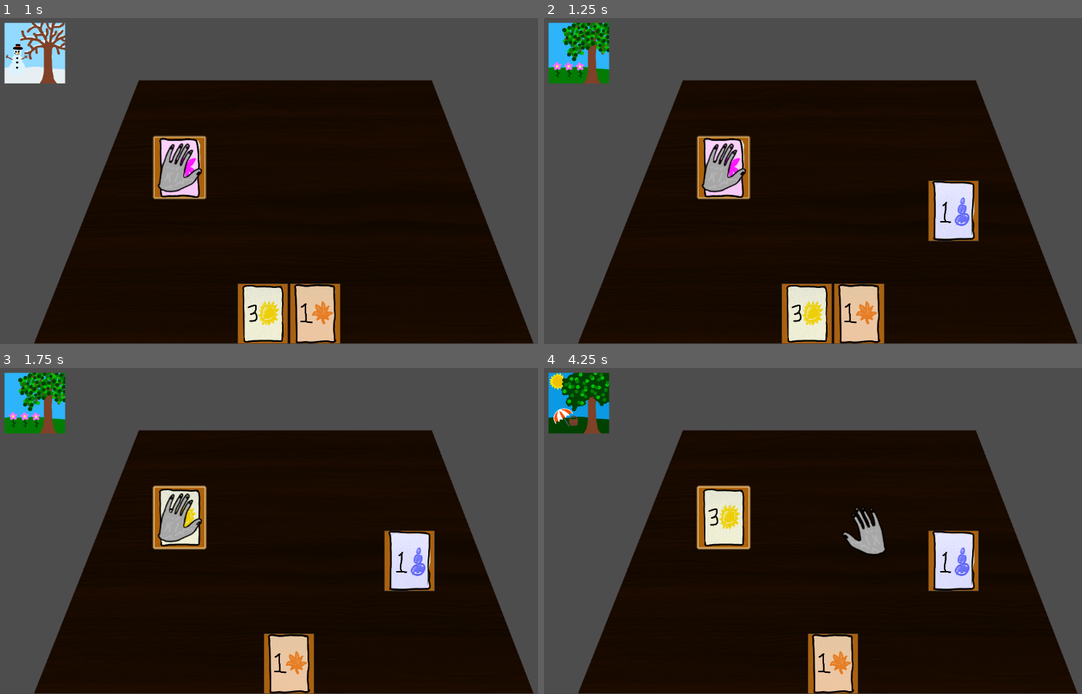
Above: before the commit, frames 1-4 (two rows, left to right).
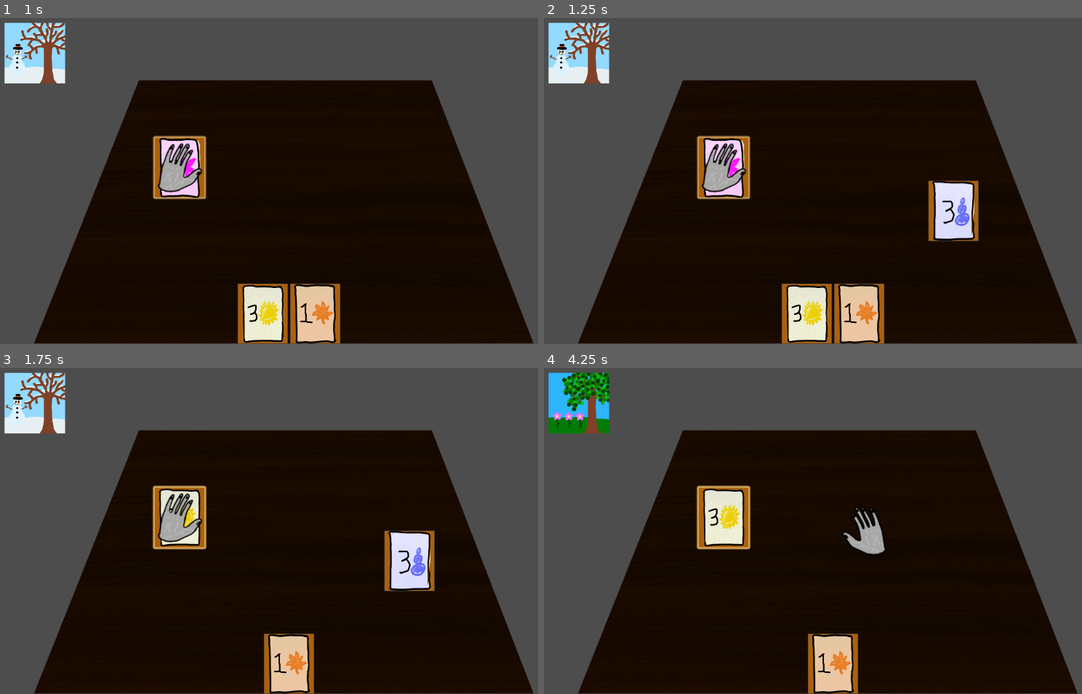
Above: after the commit, the same moments.

Repository: ftekverk/sellyourlife
Game: Godot game, scene res://our_development/finn_dev.tscn
Same seed, same stepped clock (60 frames per second), same inputs: the game is played once before the commit and once after it. The project has no main scene, so this scene is started directly.
Inputs (mouse positions are in pixels of both pictures, inside the frame that each line leads up to):
- Up to frame 1 (1 s): tap Enter at 0.5 s; drag from (236, 314) to (177, 167) at 0.52 s
- Up to frame 2 (1.25 s): no input
- Up to frame 3 (1.75 s): drag from (263, 664) to (177, 517) at 1.27 s
- Up to frame 4 (4.25 s): move the mouse to (834, 664) at 2.02 s; press the mouse at (834, 664) at 2.03 s; release the mouse at (834, 664) at 2.75 s; tap Space at 2.75 s; drag from (721, 517) to (952, 560) at 2.77 s; tap Enter at 3.5 s; drag from (721, 517) to (861, 531) at 3.52 s

Frame 1 is identical in both runs. In frame 2, 2.0% of the frame differs, in the area x 0-77%, y 1-64%; in frame 3, 2.0%; in frame 4, 3.2%, in the area x 0-81%, y 1-69%.

Commit message:
game logic

Diff:
--- a/card_stuff/scripts/dealer.gd
+++ b/card_stuff/scripts/dealer.gd
@@ -3,6 +3,9 @@
 extends Node
 
 @onready var hand = $"../BattleUI/Hand"
+@onready var game_handler = $"../GameHandler"
+@onready var window = $"../Window"
+
 
 var starting_hand = [] as Array
 
@@ -12,7 +15,9 @@
 # Variables shared from hand
 var cards_per_suit := 0
 var hand_size := 0
+var dealer_hand_size := 5
 var base_card_path := ""
+
 
 var player_hand := []
 
@@ -24,28 +29,53 @@
 func _ready():
 
 	cards_per_suit = hand.cards_per_suit
-	hand_size = hand.hand_size
+	hand_size = dealer_hand_size
 	base_card_path = hand.base_card_path
 
 	player_hand = hand.selected_cards
 	#print("player hand: ", player_hand)
+
+	game_handler.connect("removeDealerCard", remove_card_from_dealer_hand)
 
 	generate_dealer_hand()
 
 
 func choose_card_to_play(hand):
 
+	var curr_season = window.current_season
+	#print("current season in dealer, ", curr_season)
 
-	if len(hand) > 0:
-		var card_to_return = hand[0]
+	print("dealer hand : ", hand)
 
-		#hand = hand.slice(1, hand.size())
-		#print("size of dealer hand now: ", len(hand))
+
+#	Choose best card
+
+#	Get cards from the current season
+	var season_matched_cards = []
+	for c in hand:
+		print("C:", c.card.suit)
+		var card_season = suit_to_season(c.card.suit)
+		if card_season == curr_season:
+			season_matched_cards.append(c)
+
+#	If we have possible seasons, choose the best one of that season
+	var max_card_val = 0
+	var card_to_return
+	if len(season_matched_cards) > 0:
+		print("we have matching cards!")
+		for c in season_matched_cards:
+			if c.card.value > max_card_val:
+				max_card_val = c.card.value
+				card_to_return = c
+		return card_to_return
+
+	else:
+#		Choose a random card from hand (hand[0])
+#			- could do lowest from another season
+		card_to_return = hand[0]
+
 
 		return card_to_return
-
-	pass
-
 
 
 
@@ -91,3 +121,25 @@
 
 
 	print("dealer hand: ", dealer_hand_paths)
+
+
+
+func remove_card_from_dealer_hand(card):
+
+	if card in dealer_hand:
+		dealer_hand.erase(card)
+
+	print(dealer_hand)
+
+
+
+
+func suit_to_season(num):
+	if num == 0:
+		return "winter"
+	if num == 1:
+		return "spring"
+	if num == 2:
+		return "summer"
+	if num == 3:
+		return "fall"
--- a/objects/window.tscn
+++ b/objects/window.tscn
@@ -1,7 +1,7 @@
 [gd_scene load_steps=3 format=3 uid="uid://r6ypg1pfkvx4"]
 
 [ext_resource type="Script" path="res://scripts/window.gd" id="1_5gege"]
-[ext_resource type="Texture2D" uid="uid://dwp6sc13dufvs" path="res://Art/Seasons/Winter_Season.png" id="2_k802w"]
+[ext_resource type="Texture2D" uid="uid://dwp6sc13dufvs" path="res://art/Seasons/Winter_Season.png" id="2_k802w"]
 
 [node name="Window" type="Node2D"]
 scale = Vector2(0.25, 0.25)
--- a/scripts/game_handler.gd
+++ b/scripts/game_handler.gd
@@ -13,6 +13,7 @@
 
 # Signals
 signal changeSeason
+signal removeDealerCard
 
 # Important variable
 var dealer_hand := []
@@ -50,13 +51,13 @@
 #	1.) Get a card from the dealer and determine if win
 	var dealer_card = dealer.choose_card_to_play(dealer_hand)
 
-	dealer_card.panel.size = Vector2(100, 120)
 	#dealer_card.panel.z_index = 10
 	dealer_card.position = dealer_drop_location.position
 
 
 
-
+	await get_tree().create_timer(3).timeout
+	dealer_card.position = Vector2(1000, 1000)
 
 	#dealer_card.reparent(dealer_drop_location)
 	#print("reparented to: ", dealer_drop_location)
@@ -68,8 +69,15 @@
 
 
 #	2.) Determine if win
-	#did_player_win(player_card)
+	if did_player_win(player_card, dealer_card):
+		print("player won!")
+	else:
+		print("player lost")
 
+
+
+#	3.) Remove dealer card
+	removeDealerCard.emit(dealer_card)
 
 
 #	3.) Handle Betting
@@ -89,4 +97,18 @@
 
 
 func did_player_win(player_card, dealer_card) -> bool:
-	return false
+
+	dealer_card = dealer_card.card
+	var curr_season_idx = window.currSeasonIdx
+
+	var is_dealer_trump = curr_season_idx == dealer_card.suit
+	var is_player_trump = curr_season_idx == player_card.suit
+
+	if is_dealer_trump and not is_player_trump:
+		return false
+	if is_player_trump and not is_dealer_trump:
+		return true
+
+#	Neither is trump
+	else:
+		return player_card.value > dealer_card.value
--- a/scripts/window.gd
+++ b/scripts/window.gd
@@ -4,6 +4,9 @@
 
 # Season index enum
 enum {WINTER, SPRING, SUMMER, FALL}
+
+var seasons = ["winter", "spring", "summer", "fall"]
+var current_season := ""
 
 # Image file information
 var seasonImages: Array = [
@@ -16,9 +19,13 @@
 # State variables
 var currSeasonIdx: int = randi_range(0, len(seasonImages) - 1)
 
+
+
+
 func getNextSeason() -> void:
 	print("index before incrementing: ", currSeasonIdx)
 	currSeasonIdx = (currSeasonIdx + 1) % len(seasonImages)
+	current_season = seasons[currSeasonIdx]
 	print("index after incrementing: ", currSeasonIdx)
 
 # Called when the node enters the scene tree for the first time.
@@ -26,6 +33,8 @@
 	print("ready called (window)")
 	var gameHandler = get_node("../GameHandler")
 	gameHandler.connect("changeSeason", getNextSeason)
+	current_season = seasons[currSeasonIdx]
+	print("current season: ", current_season)
 
 #func _input(event: InputEvent) -> void:
 	#if event is InputEventMouseButton:
